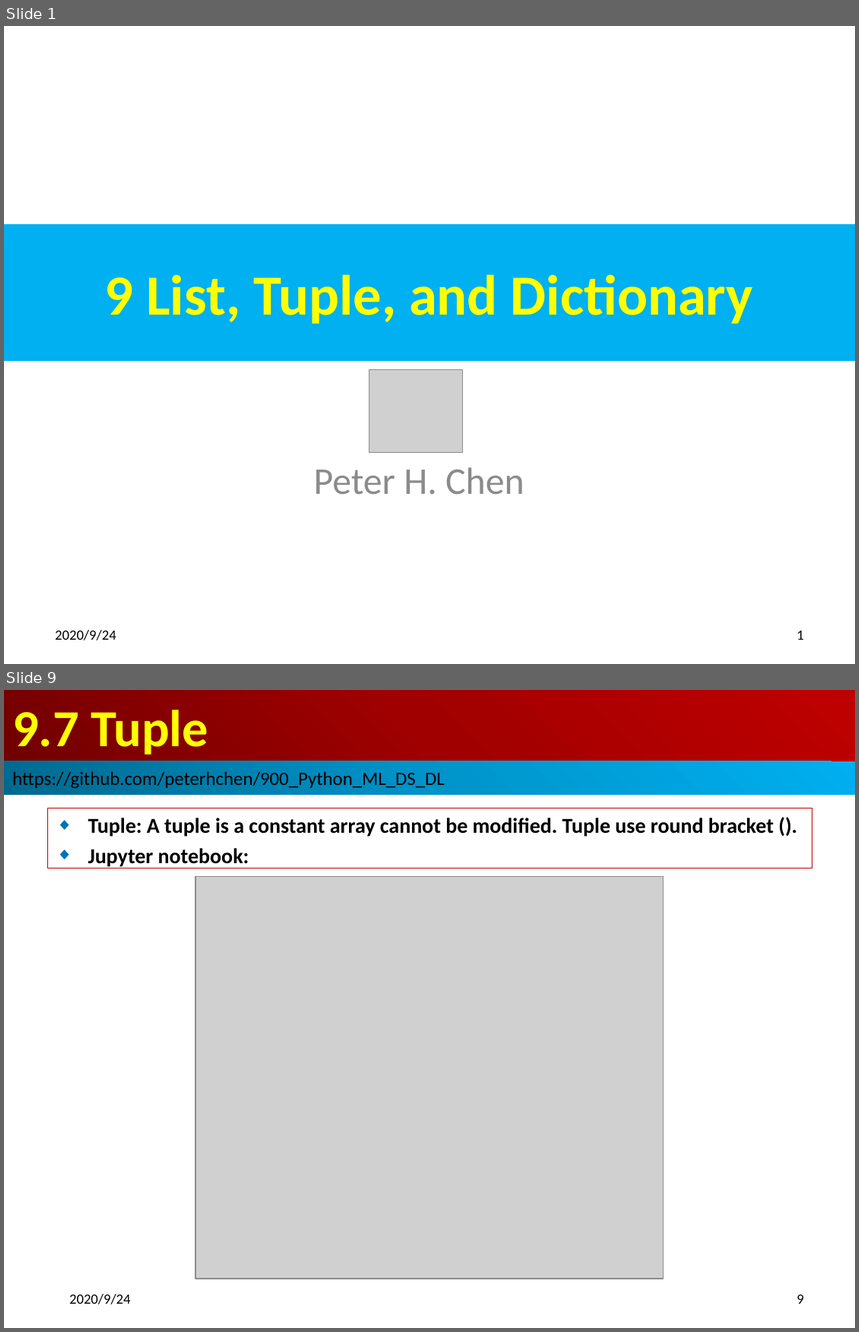
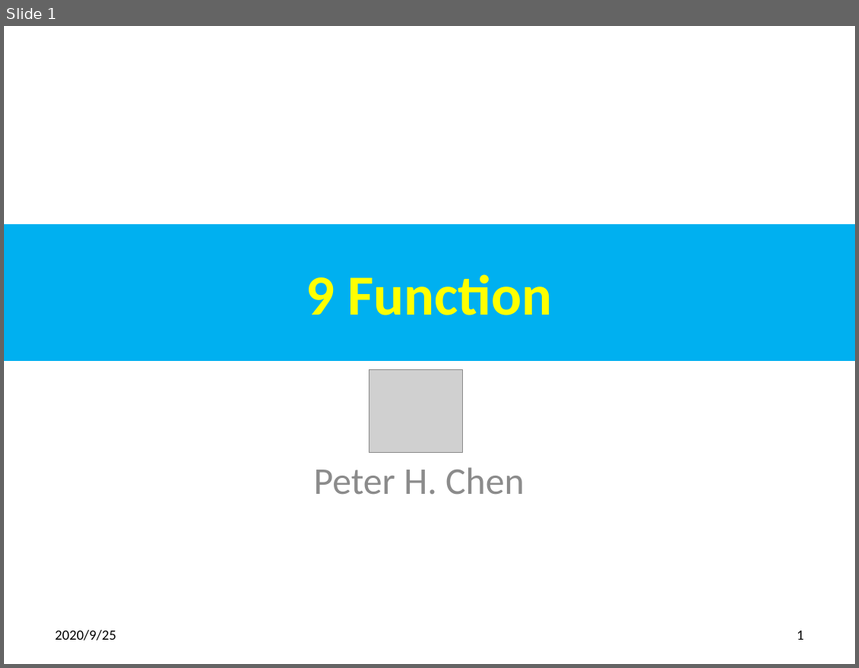
Before and after one commit to peterhchen/900_Python_ML_DS_DL, a slide deck: 009_Function.pptx. Shown one above the other, each under a label of ours: slides 1 and 9 before the commit, slide 1 after it; the slides between them are not shown. The pictures are 859x1332 and 859x668 pixels, drawn with LibreOffice and Linux fonts; fonts in the diff are those of the drawing; grey boxes stand for pictures. Boxes give left, top, right and bottom in pixels: in the first picture for what was removed or moved away, otherwise in the second. Text is boxed around its words. In the diff, an @@ line names an element or a change of style, - is before the commit and + after.

```diff
--- a/009_Function.pptx
+++ b/009_Function.pptx
@@ slide 9 removed at [4,690,855,1328], background #FFFFFF @@
@@ title removed at [4,690,855,761] @@
-9.7 Tuple
@@ rectangle removed at [4,761,855,795] @@
-https://github.com/peterhchen/900_Python_ML_DS_DL
@@ subtitle removed at [47,809,813,869] @@
-◆ Tuple: A tuple is a constant array cannot be modified. Tuple use round bracket ().
-◆ Jupyter notebook:
@@ picture removed at [196,876,664,1279] @@
@@ text removed at [69,1294,131,1305] @@
-2020/9/24
@@ page number removed at [797,1295,804,1304] @@
-9
@@ slide 1 changed as well @@
@@ title at [306,275,552,316]: text changed @@
-9 List, Tuple, and Dictionary
+9 Function
@@ text at [55,630,116,641]: text changed @@
-2020/9/24
+2020/9/25
```
Also in this commit, not shown: 4 other slides changed, 12 other slides removed, 2 other files.
